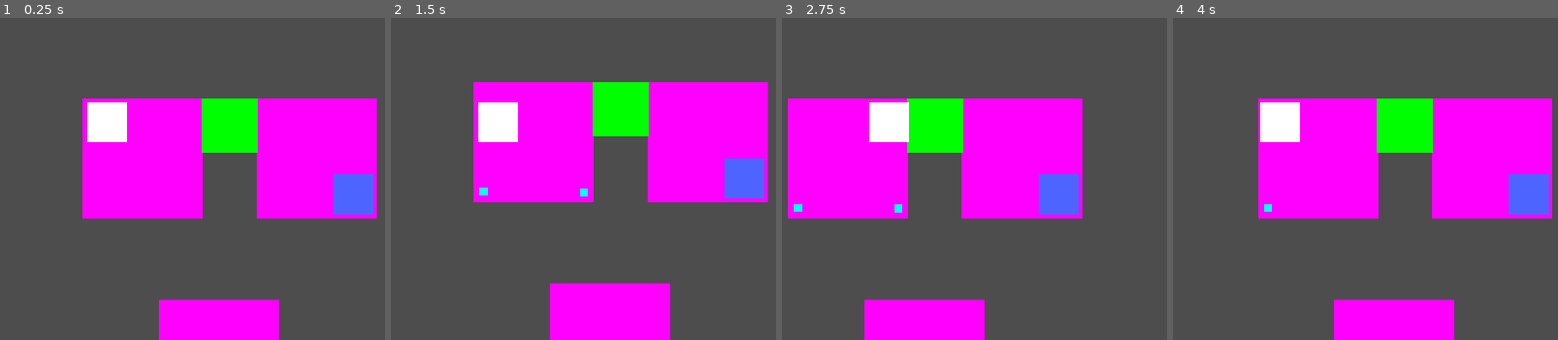
Above: before the commit, frames 1-4 (left to right).
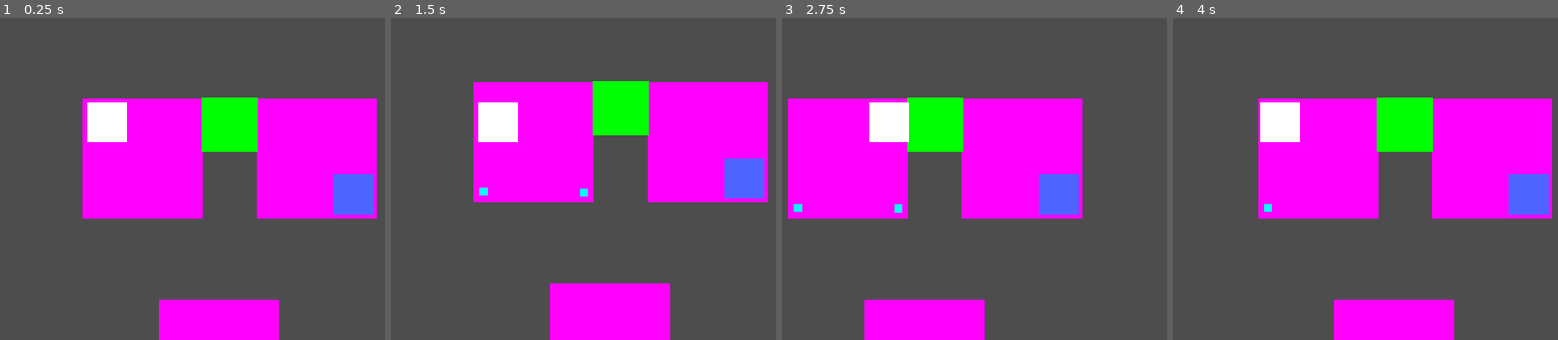
Above: after the commit, the same moments.

Repository: M4przybysz/lem_game_jam-powtorka
Game: Godot game, scene res://src/main/main.tscn
Two runs of this game, one before a commit and one after it. Both use one fixed random seed, a clock stepped at 60 frames per second and the inputs below.
Inputs:
- Up to frame 1 (0.25 s): no input
- Up to frame 2 (1.5 s): tap Enter at 0.5 s; hold D (right) 0.53-1.28 s; tap E (action2) at 0.6, 1.35 s; hold S (down) from 1.28 s (still down)
- Up to frame 3 (2.75 s): release S (down) at 2.03 s; hold D (right) from 2.03 s (still down); tap E (action2) at 2.1 s
- Up to frame 4 (4 s): release D (right) at 2.78 s; hold W (up) 2.78-3.53 s; tap E (action2) at 2.85, 3.6 s; tap Space at 3.5 s; hold A (left) from 3.53 s (still down)

The runs differ from the first frame. In frame 1, less than 0.1% of the frame differs, in the area x 52-68%, y 24-42%; in frame 2, less than 0.1%; in frame 3, less than 0.1%; in frame 4, less than 0.1%.

Commit message:
Rooms Small, Medium, Big. Corridors 2 variants

Diff:
--- /dev/null
+++ b/powtorka/src/levels/corridors/corridor_gay.tscn
@@ -0,0 +1,24 @@
+[gd_scene load_steps=2 format=3 uid="uid://cp4lfi2be2bqn"]
+
+[sub_resource type="RectangleShape2D" id="RectangleShape2D_7gi2x"]
+size = Vector2(139, 8.75)
+
+[node name="corridor gay" type="StaticBody2D"]
+
+[node name="ColorRect2" type="ColorRect" parent="."]
+offset_left = 1.0
+offset_top = 4.375
+offset_right = 140.0
+offset_bottom = 139.375
+color = Color(0, 1, 0, 1)
+
+[node name="wall n" type="CollisionShape2D" parent="."]
+position = Vector2(70, 0)
+shape = SubResource("RectangleShape2D_7gi2x")
+
+[node name="wall s" type="CollisionShape2D" parent="."]
+position = Vector2(144, 70.375)
+rotation = 1.5708
+shape = SubResource("RectangleShape2D_7gi2x")
+
+[node name="Sprite2D" type="Sprite2D" parent="."]
--- /dev/null
+++ b/powtorka/src/levels/corridors/corridor_gayen't.tscn
@@ -0,0 +1,23 @@
+[gd_scene load_steps=2 format=3 uid="uid://kypq6a5jjvq0"]
+
+[sub_resource type="RectangleShape2D" id="RectangleShape2D_dho1x"]
+size = Vector2(139, 8.75)
+
+[node name="corridor gayen\'t" type="StaticBody2D"]
+
+[node name="ColorRect2" type="ColorRect" parent="."]
+offset_left = 5.0
+offset_top = 3.375
+offset_right = 144.0
+offset_bottom = 138.375
+color = Color(0, 1, 0, 1)
+
+[node name="wall n" type="CollisionShape2D" parent="."]
+position = Vector2(74, -1)
+shape = SubResource("RectangleShape2D_dho1x")
+
+[node name="wall s" type="CollisionShape2D" parent="."]
+position = Vector2(74, 142.375)
+shape = SubResource("RectangleShape2D_dho1x")
+
+[node name="Sprite2D" type="Sprite2D" parent="."]
--- /dev/null
+++ b/powtorka/src/levels/rooms/room_big_closed.tscn
@@ -0,0 +1,34 @@
+[gd_scene load_steps=3 format=3 uid="uid://d1kkcfxkbvy1m"]
+
+[sub_resource type="RectangleShape2D" id="RectangleShape2D_6ndll"]
+size = Vector2(1052, 15)
+
+[sub_resource type="RectangleShape2D" id="RectangleShape2D_nnji0"]
+size = Vector2(18.5, 1030.5)
+
+[node name="Room_Big_Closed" type="StaticBody2D"]
+
+[node name="ColorRect" type="ColorRect" parent="."]
+offset_left = 14.0
+offset_top = 9.0
+offset_right = 1039.0
+offset_bottom = 1034.0
+color = Color(1, 0, 1, 1)
+
+[node name="wall n" type="CollisionShape2D" parent="."]
+position = Vector2(533, 0)
+shape = SubResource("RectangleShape2D_6ndll")
+
+[node name="wall s" type="CollisionShape2D" parent="."]
+position = Vector2(527, 1042)
+shape = SubResource("RectangleShape2D_6ndll")
+
+[node name="wall w" type="CollisionShape2D" parent="."]
+position = Vector2(10, 525)
+shape = SubResource("RectangleShape2D_nnji0")
+
+[node name="wall w2" type="CollisionShape2D" parent="."]
+position = Vector2(1045.75, 519.75)
+shape = SubResource("RectangleShape2D_nnji0")
+
+[node name="Sprite2D" type="Sprite2D" parent="."]
--- /dev/null
+++ b/powtorka/src/levels/rooms/room_medium_closed.tscn
@@ -0,0 +1,34 @@
+[gd_scene load_steps=3 format=3 uid="uid://ofmada627bwp"]
+
+[sub_resource type="RectangleShape2D" id="RectangleShape2D_mf2vb"]
+size = Vector2(676, 15)
+
+[sub_resource type="RectangleShape2D" id="RectangleShape2D_txn8x"]
+size = Vector2(19, 680.5)
+
+[node name="Room_Medium_Closed" type="StaticBody2D"]
+
+[node name="ColorRect" type="ColorRect" parent="."]
+offset_left = 14.0
+offset_top = 9.0
+offset_right = 674.0
+offset_bottom = 669.0
+color = Color(1, 0, 1, 1)
+
+[node name="wall n" type="CollisionShape2D" parent="."]
+position = Vector2(342, 0)
+shape = SubResource("RectangleShape2D_mf2vb")
+
+[node name="wall s" type="CollisionShape2D" parent="."]
+position = Vector2(339, 677)
+shape = SubResource("RectangleShape2D_mf2vb")
+
+[node name="wall w" type="CollisionShape2D" parent="."]
+position = Vector2(10, 345)
+shape = SubResource("RectangleShape2D_txn8x")
+
+[node name="wall w2" type="CollisionShape2D" parent="."]
+position = Vector2(677.5, 344.75)
+shape = SubResource("RectangleShape2D_txn8x")
+
+[node name="Sprite2D" type="Sprite2D" parent="."]
--- /dev/null
+++ b/powtorka/src/levels/rooms/room_medium_open_left.tscn
@@ -0,0 +1,40 @@
+[gd_scene load_steps=4 format=3 uid="uid://c3mkijbfnfilr"]
+
+[ext_resource type="PackedScene" uid="uid://kypq6a5jjvq0" path="res://src/levels/corridors/corridor_gayen't.tscn" id="1_mykli"]
+
+[sub_resource type="RectangleShape2D" id="RectangleShape2D_mf2vb"]
+size = Vector2(676, 15)
+
+[sub_resource type="RectangleShape2D" id="RectangleShape2D_txn8x"]
+size = Vector2(19, 680.5)
+
+[node name="Room_Medium_Open_Left" type="StaticBody2D"]
+
+[node name="ColorRect" type="ColorRect" parent="."]
+offset_left = 14.0
+offset_top = 9.0
+offset_right = 674.0
+offset_bottom = 669.0
+color = Color(1, 0, 1, 1)
+
+[node name="wall n" type="CollisionShape2D" parent="."]
+position = Vector2(342, 0)
+shape = SubResource("RectangleShape2D_mf2vb")
+
+[node name="wall s" type="CollisionShape2D" parent="."]
+position = Vector2(339, 677)
+shape = SubResource("RectangleShape2D_mf2vb")
+
+[node name="wall w" type="CollisionShape2D" parent="."]
+position = Vector2(10, 345)
+shape = SubResource("RectangleShape2D_txn8x")
+
+[node name="wall w2" type="CollisionShape2D" parent="."]
+position = Vector2(677.5, 493)
+shape = SubResource("RectangleShape2D_txn8x")
+
+[node name="Sprite2D" type="Sprite2D" parent="."]
+
+[node name="corridor gayen\'t" parent="." instance=ExtResource("1_mykli")]
+visible = false
+position = Vector2(664, 11)
--- /dev/null
+++ b/powtorka/src/levels/rooms/room_medium_open_right.tscn
@@ -0,0 +1,40 @@
+[gd_scene load_steps=4 format=3 uid="uid://kpvhfk0r58ln"]
+
+[ext_resource type="PackedScene" uid="uid://kypq6a5jjvq0" path="res://src/levels/corridors/corridor_gayen't.tscn" id="1_xt02y"]
+
+[sub_resource type="RectangleShape2D" id="RectangleShape2D_mf2vb"]
+size = Vector2(676, 15)
+
+[sub_resource type="RectangleShape2D" id="RectangleShape2D_txn8x"]
+size = Vector2(19, 680.5)
+
+[node name="Room_Medium_Open_Right" type="StaticBody2D"]
+
+[node name="ColorRect" type="ColorRect" parent="."]
+offset_left = 14.0
+offset_top = 9.0
+offset_right = 674.0
+offset_bottom = 669.0
+color = Color(1, 0, 1, 1)
+
+[node name="wall n" type="CollisionShape2D" parent="."]
+position = Vector2(342, 0)
+shape = SubResource("RectangleShape2D_mf2vb")
+
+[node name="wall s" type="CollisionShape2D" parent="."]
+position = Vector2(339, 677)
+shape = SubResource("RectangleShape2D_mf2vb")
+
+[node name="wall w" type="CollisionShape2D" parent="."]
+position = Vector2(10, 345)
+shape = SubResource("RectangleShape2D_txn8x")
+
+[node name="wall w2" type="CollisionShape2D" parent="."]
+position = Vector2(677.5, 192)
+shape = SubResource("RectangleShape2D_txn8x")
+
+[node name="Sprite2D" type="Sprite2D" parent="."]
+
+[node name="corridor gayen\'t" parent="." instance=ExtResource("1_xt02y")]
+visible = false
+position = Vector2(664, 533)
--- /dev/null
+++ b/powtorka/src/levels/rooms/room_small_closed.tscn
@@ -0,0 +1,34 @@
+[gd_scene load_steps=3 format=3 uid="uid://660a06nho2yf"]
+
+[sub_resource type="RectangleShape2D" id="RectangleShape2D_mf2vb"]
+size = Vector2(312, 15)
+
+[sub_resource type="RectangleShape2D" id="RectangleShape2D_txn8x"]
+size = Vector2(12, 307)
+
+[node name="Room_Small_Closed" type="StaticBody2D"]
+
+[node name="ColorRect" type="ColorRect" parent="."]
+offset_left = 14.0
+offset_top = 8.5
+offset_right = 312.0
+offset_bottom = 306.5
+color = Color(1, 0, 1, 1)
+
+[node name="wall n" type="CollisionShape2D" parent="."]
+position = Vector2(160, 0)
+shape = SubResource("RectangleShape2D_mf2vb")
+
+[node name="wall s" type="CollisionShape2D" parent="."]
+position = Vector2(161, 315)
+shape = SubResource("RectangleShape2D_mf2vb")
+
+[node name="wall w" type="CollisionShape2D" parent="."]
+position = Vector2(10, 156)
+shape = SubResource("RectangleShape2D_txn8x")
+
+[node name="wall w2" type="CollisionShape2D" parent="."]
+position = Vector2(317, 158)
+shape = SubResource("RectangleShape2D_txn8x")
+
+[node name="Sprite2D" type="Sprite2D" parent="."]
--- /dev/null
+++ b/powtorka/src/levels/rooms/room_small_open_left.tscn
@@ -0,0 +1,41 @@
+[gd_scene load_steps=4 format=3 uid="uid://cvxnungjyp07d"]
+
+[ext_resource type="PackedScene" uid="uid://cp4lfi2be2bqn" path="res://src/levels/corridors/corridor_gay.tscn" id="1_ocykb"]
+
+[sub_resource type="RectangleShape2D" id="RectangleShape2D_mf2vb"]
+size = Vector2(312, 15)
+
+[sub_resource type="RectangleShape2D" id="RectangleShape2D_txn8x"]
+size = Vector2(12, 168.5)
+
+[node name="Room_Small_Open_Left" type="StaticBody2D"]
+
+[node name="ColorRect" type="ColorRect" parent="."]
+offset_left = 14.0
+offset_top = 8.5
+offset_right = 312.0
+offset_bottom = 306.5
+color = Color(1, 0, 1, 1)
+
+[node name="wall n" type="CollisionShape2D" parent="."]
+position = Vector2(160, 0)
+shape = SubResource("RectangleShape2D_mf2vb")
+
+[node name="wall s" type="CollisionShape2D" parent="."]
+position = Vector2(161, 315)
+shape = SubResource("RectangleShape2D_mf2vb")
+
+[node name="wall w2" type="CollisionShape2D" parent="."]
+position = Vector2(317, 227.25)
+shape = SubResource("RectangleShape2D_txn8x")
+
+[node name="corridor gay" parent="." instance=ExtResource("1_ocykb")]
+visible = false
+position = Vector2(308, 5)
+
+[node name="wall n2" type="CollisionShape2D" parent="."]
+position = Vector2(5, 155)
+rotation = 1.5708
+shape = SubResource("RectangleShape2D_mf2vb")
+
+[node name="Sprite2D" type="Sprite2D" parent="."]
--- /dev/null
+++ b/powtorka/src/levels/rooms/room_small_open_right.tscn
@@ -0,0 +1,41 @@
+[gd_scene load_steps=4 format=3 uid="uid://b765x3fik41ca"]
+
+[ext_resource type="PackedScene" uid="uid://cp4lfi2be2bqn" path="res://src/levels/corridors/corridor_gay.tscn" id="1_xfjh0"]
+
+[sub_resource type="RectangleShape2D" id="RectangleShape2D_mf2vb"]
+size = Vector2(312, 15)
+
+[sub_resource type="RectangleShape2D" id="RectangleShape2D_txn8x"]
+size = Vector2(12, 168.5)
+
+[node name="Room_Small_Open_Right" type="StaticBody2D"]
+
+[node name="ColorRect" type="ColorRect" parent="."]
+offset_left = 14.0
+offset_top = 8.5
+offset_right = 312.0
+offset_bottom = 306.5
+color = Color(1, 0, 1, 1)
+
+[node name="wall n" type="CollisionShape2D" parent="."]
+position = Vector2(160, 0)
+shape = SubResource("RectangleShape2D_mf2vb")
+
+[node name="wall s" type="CollisionShape2D" parent="."]
+position = Vector2(161, 315)
+shape = SubResource("RectangleShape2D_mf2vb")
+
+[node name="wall w2" type="CollisionShape2D" parent="."]
+position = Vector2(317, 91)
+shape = SubResource("RectangleShape2D_txn8x")
+
+[node name="corridor gay" parent="." instance=ExtResource("1_xfjh0")]
+visible = false
+position = Vector2(308, 172)
+
+[node name="wall n2" type="CollisionShape2D" parent="."]
+position = Vector2(5, 155)
+rotation = 1.5708
+shape = SubResource("RectangleShape2D_mf2vb")
+
+[node name="Sprite2D" type="Sprite2D" parent="."]
--- a/powtorka/src/levels/test_lvl.tscn
+++ b/powtorka/src/levels/test_lvl.tscn
@@ -1,8 +1,9 @@
-[gd_scene load_steps=9 format=3 uid="uid://gpcqqw6efjpy"]
+[gd_scene load_steps=10 format=3 uid="uid://gpcqqw6efjpy"]
 
 [ext_resource type="PackedScene" uid="uid://brwy8u50fkdpl" path="res://src/props/teleport/teleport.tscn" id="1_5ianb"]
 [ext_resource type="Script" path="res://src/levels/test_lvl.gd" id="1_aw7th"]
 [ext_resource type="PackedScene" uid="uid://c5ith1wamnvtw" path="res://src/objects/test_object.tscn" id="2_p6ti2"]
+[ext_resource type="PackedScene" uid="uid://kypq6a5jjvq0" path="res://src/levels/corridors/corridor_gayen't.tscn" id="2_uhx2c"]
 
 [sub_resource type="RectangleShape2D" id="RectangleShape2D_1kp0d"]
 size = Vector2(312, 15)
@@ -69,7 +70,11 @@
 offset_bottom = 298.0
 color = Color(1, 0, 1, 1)
 
+[node name="corridor gayen\'t" parent="." instance=ExtResource("2_uhx2c")]
+position = Vector2(290, -6)
+
 [node name="Corridor" type="StaticBody2D" parent="."]
+visible = false
 
 [node name="wall n" type="CollisionShape2D" parent="Corridor"]
 position = Vector2(364, -4.375)
